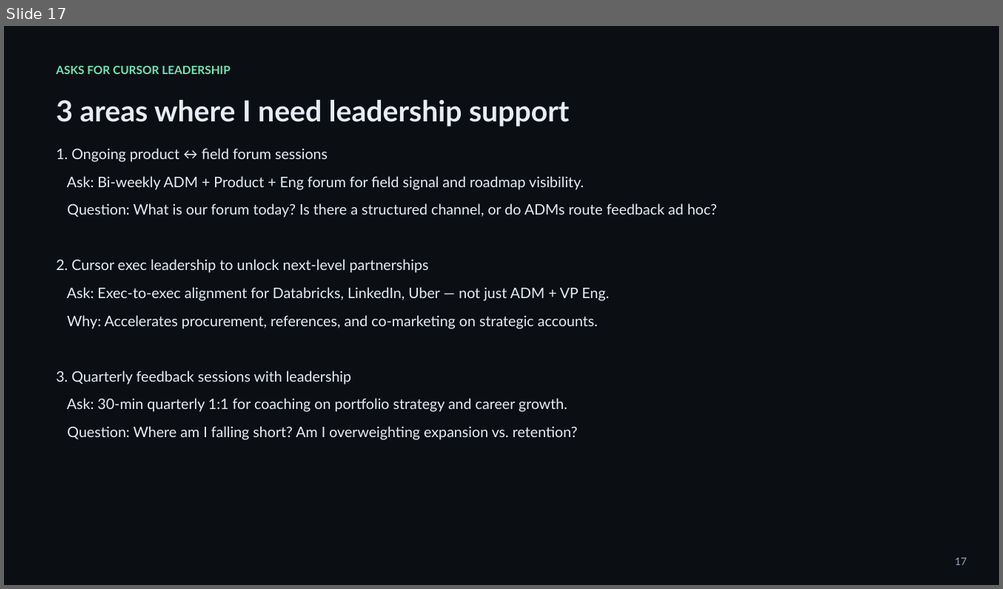
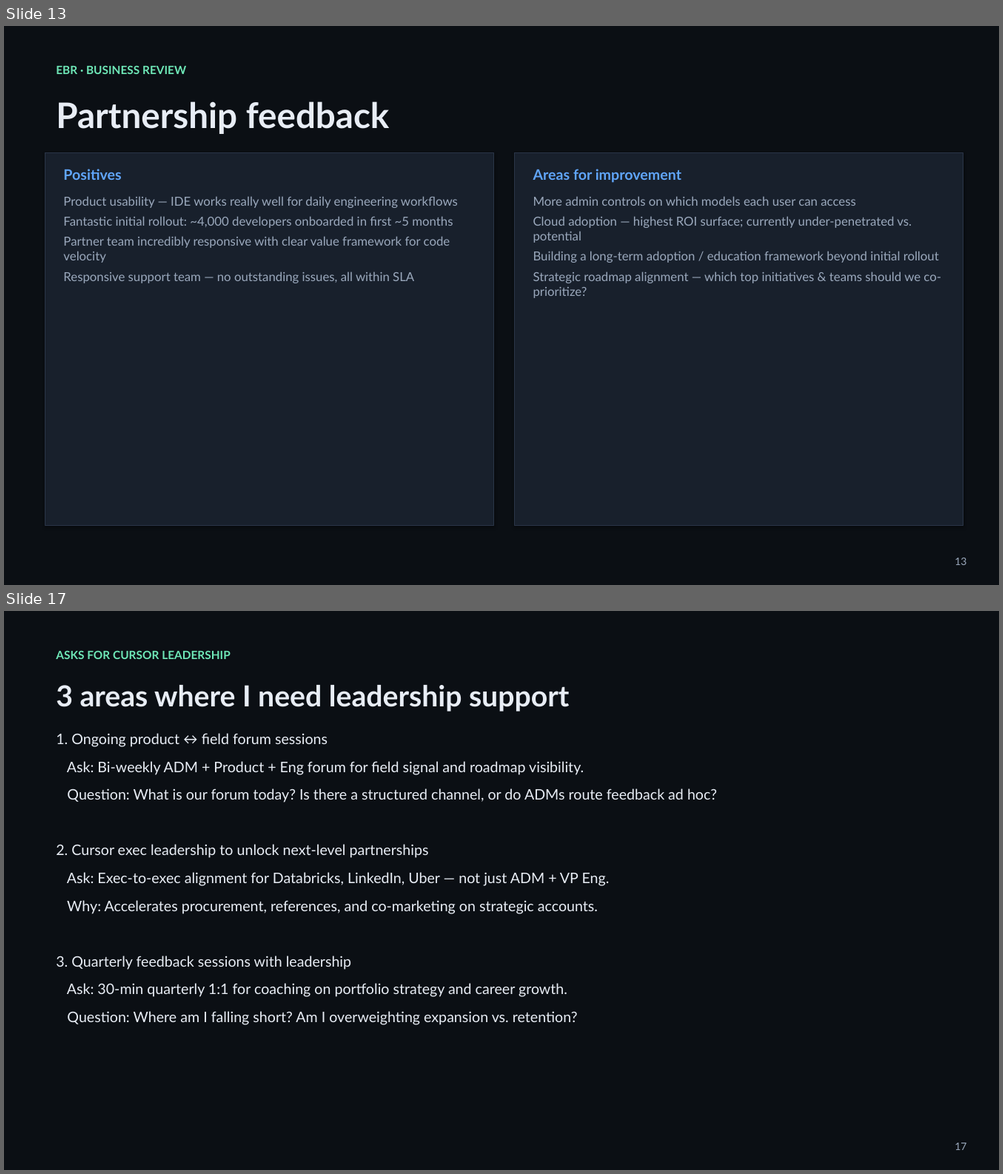
Before and after one commit to gsmith432/DEMO-blender, a slide deck: ebr-interview-deck/Executive_Business_Review_ADM_Interview.pptx. Shown one above the other, each under a label of ours: slide 17 before the commit, slides 13 and 17 after it; the slides between them are not shown. The pictures are 1003x589 and 1003x1174 pixels, drawn with LibreOffice and Linux fonts; fonts in the diff are those of the drawing. Boxes give left, top, right and bottom in pixels: in the first picture for what was removed or moved away, otherwise in the second. Text is boxed around its words. In the diff, an @@ line names an element or a change of style, - is before the commit and + after.

```diff
--- a/ebr-interview-deck/Executive_Business_Review_ADM_Interview.pptx
+++ b/ebr-interview-deck/Executive_Business_Review_ADM_Interview.pptx
@@ slide 13 added at (4, 26, 999, 585), background #0B0F14 @@
@@ text added at (56, 65, 186, 74), 11 pt, text #6EE7B7, bold @@
+EBR · BUSINESS REVIEW
@@ text added at (56, 101, 390, 134), 34 pt, text #E8EDF5, bold @@
+Partnership feedback
@@ rectangle added at (45, 153, 493, 526), fill #18202C, outline #2A3548 0.75 pt @@
@@ rectangle added at (515, 153, 963, 526), fill #18202C, outline #2A3548 0.75 pt @@
@@ text added at (63, 169, 121, 180), 14 pt, text #60A5FA, bold @@
+Positives
@@ text added at (533, 169, 681, 183), 14 pt, text #60A5FA, bold @@
+Areas for improvement
@@ text added at (63, 196, 458, 284), 12 pt, text #9AA8BC @@
+Product usability — IDE works really well for daily engineering workflows
+Fantastic initial rollout: ~4,000 developers onboarded in first ~5 months
+Partner team incredibly responsive with clear value framework for code velocity
+Responsive support team — no outstanding issues, all within SLA
@@ text added at (533, 196, 941, 298), 12 pt, text #9AA8BC @@
+More admin controls on which models each user can access
+Cloud adoption — highest ROI surface; currently under-penetrated vs. potential
+Building a long-term adoption / education framework beyond initial rollout
+Strategic roadmap alignment — which top initiatives & teams should we co-prioritize?
@@ text added at (954, 558, 966, 565), 10 pt, text #9AA8BC @@
+13
```
Also in this commit, not shown: 10 slides changed, 3 other slides added, 4 slides removed, 1 other file.
